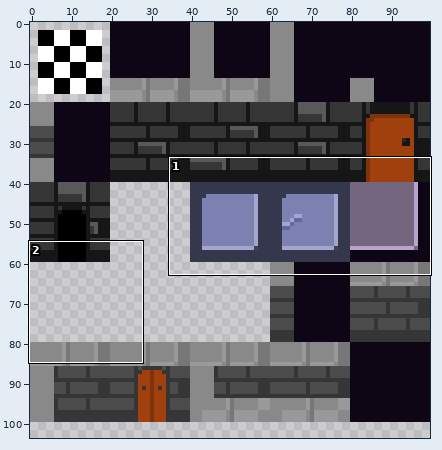
A sprite sheet gets an edit: tilesets/tls_t_wall_tiles/output_tileset.png. Above, an overview of the earlier version with the close-up marked.
Close-up. Earlier state:
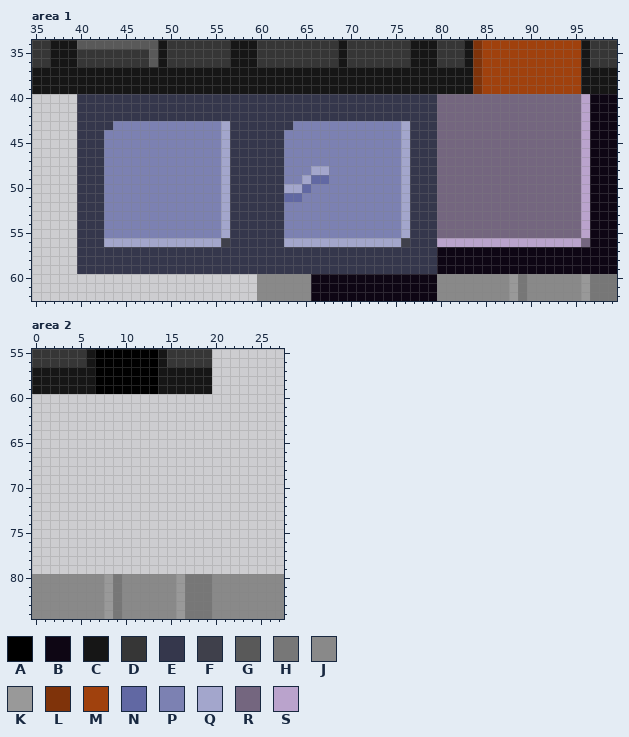
The file is 100x120 pixels. Colours within 5 levels of each other are drawn and written as one. Shown: area 1: x 35..99, y 34..62; area 2: x 0..27, y 55..84. The wide view leaves out empty margins.
Palette (. is transparent): A #000000  B #0e0614  C #161616  D #363636  E #35374c  F #3f404b  G #595959  H #777777  J #898989  K #999999  L #7f330a  M #a0410d  N #6168a3  P #7c81b2  Q #a3a6cc  R #74667f  S #baa3cc
Pixels before, area 1, first column x 35:
34 DDCCCGGGGGGGGGCDDDDDDDCCCDDDDDDDDDCDDDDDDDCCCDDDCLMMMMMMMMMMMCDDD
35 DDCCCDDDDDDDDGCDDDDDDDCCCDDDDDDDDDCDDDDDDDCCCDDDCLMMMMMMMMMMMCDDD
36 DDCCCDDDDDDDDGCDDDDDDDCCCDDDDDDDDDCDDDDDDDCCCDDDCLMMMMMMMMMMMCDDD
37 CCCCCCCCCCCCCCCCCCCCCCCCCCCCCCCCCCCCCCCCCCCCCCCCCLMMMMMMMMMMMCCCC
38 CCCCCCCCCCCCCCCCCCCCCCCCCCCCCCCCCCCCCCCCCCCCCCCCCLMMMMMMMMMMMCCCC
39 CCCCCCCCCCCCCCCCCCCCCCCCCCCCCCCCCCCCCCCCCCCCCCCCCLMMMMMMMMMMMCCCC
40 .....EEEEEEEEEEEEEEEEEEEEEEEEEEEEEEEEEEEEEEEERRRRRRRRRRRRRRRRSBBB
41 .....EEEEEEEEEEEEEEEEEEEEEEEEEEEEEEEEEEEEEEEERRRRRRRRRRRRRRRRSBBB
42 .....EEEEEEEEEEEEEEEEEEEEEEEEEEEEEEEEEEEEEEEERRRRRRRRRRRRRRRRSBBB
43 .....EEEEPPPPPPPPPPPPQEEEEEEEPPPPPPPPPPPPQEEERRRRRRRRRRRRRRRRSBBB
44 .....EEEPPPPPPPPPPPPPQEEEEEEPPPPPPPPPPPPPQEEERRRRRRRRRRRRRRRRSBBB
45 .....EEEPPPPPPPPPPPPPQEEEEEEPPPPPPPPPPPPPQEEERRRRRRRRRRRRRRRRSBBB
46 .....EEEPPPPPPPPPPPPPQEEEEEEPPPPPPPPPPPPPQEEERRRRRRRRRRRRRRRRSBBB
47 .....EEEPPPPPPPPPPPPPQEEEEEEPPPPPPPPPPPPPQEEERRRRRRRRRRRRRRRRSBBB
48 .....EEEPPPPPPPPPPPPPQEEEEEEPPPQQPPPPPPPPQEEERRRRRRRRRRRRRRRRSBBB
49 .....EEEPPPPPPPPPPPPPQEEEEEEPPQNNPPPPPPPPQEEERRRRRRRRRRRRRRRRSBBB
50 .....EEEPPPPPPPPPPPPPQEEEEEEQQNPPPPPPPPPPQEEERRRRRRRRRRRRRRRRSBBB
51 .....EEEPPPPPPPPPPPPPQEEEEEENNPPPPPPPPPPPQEEERRRRRRRRRRRRRRRRSBBB
52 .....EEEPPPPPPPPPPPPPQEEEEEEPPPPPPPPPPPPPQEEERRRRRRRRRRRRRRRRSBBB
53 .....EEEPPPPPPPPPPPPPQEEEEEEPPPPPPPPPPPPPQEEERRRRRRRRRRRRRRRRSBBB
54 .....EEEPPPPPPPPPPPPPQEEEEEEPPPPPPPPPPPPPQEEERRRRRRRRRRRRRRRRSBBB
55 .....EEEPPPPPPPPPPPPPQEEEEEEPPPPPPPPPPPPPQEEERRRRRRRRRRRRRRRRSBBB
56 .....EEEQQQQQQQQQQQQQFEEEEEEQQQQQQQQQQQQQFEEESSSSSSSSSSSSSSSSRBBB
57 .....EEEEEEEEEEEEEEEEEEEEEEEEEEEEEEEEEEEEEEEEBBBBBBBBBBBBBBBBBBBB
58 .....EEEEEEEEEEEEEEEEEEEEEEEEEEEEEEEEEEEEEEEEBBBBBBBBBBBBBBBBBBBB
59 .....EEEEEEEEEEEEEEEEEEEEEEEEEEEEEEEEEEEEEEEEBBBBBBBBBBBBBBBBBBBB
60 .........................JJJJJJBBBBBBBBBBBBBBJJJJJJJJKHJJJJJJKHHH
61 .........................JJJJJJBBBBBBBBBBBBBBJJJJJJJJKHJJJJJJKHHH
62 .........................JJJJJJBBBBBBBBBBBBBBJJJJJJJJKHJJJJJJKHHH
Pixels before, area 2, first column x 0:
55 DDDDDDCAAAAAAACDDDDD........
56 DDDDDDCAAAAAAACDDDDD........
57 CCCCCCCAAAAAAACCCCCC........
58 CCCCCCCAAAAAAACCCCCC........
59 CCCCCCCAAAAAAACCCCCC........
60 ............................
61 ............................
62 ............................
63 ............................
64 ............................
65 ............................
66 ............................
67 ............................
68 ............................
69 ............................
70 ............................
71 ............................
72 ............................
73 ............................
74 ............................
75 ............................
76 ............................
77 ............................
78 ............................
79 ............................
80 JJJJJJJJKHJJJJJJKHHHJJJJJJJJ
81 JJJJJJJJKHJJJJJJKHHHJJJJJJJJ
82 JJJJJJJJKHJJJJJJKHHHJJJJJJJJ
83 JJJJJJJJKHJJJJJJKHHHJJJJJJJJ
84 JJJJJJJJKHJJJJJJKHHHJJJJJJJJ
Now the later version:
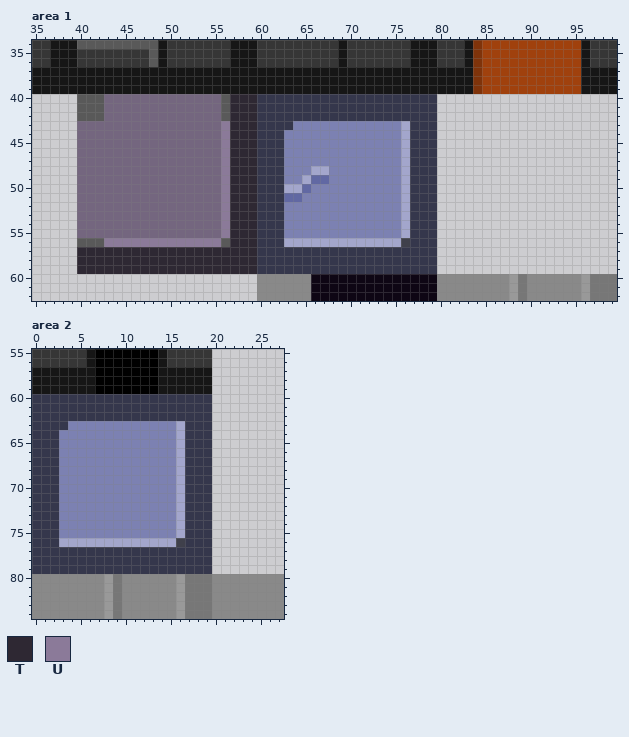
Colours new in this view: T #2e2833  U #8b7a99
From old to new:
Changed rows in their new state; - is an unchanged pixel.
Area 1:
first column x 40:
40 GGGRRRRRRRRRRRRRGTTT--------------------....................
41 GGGRRRRRRRRRRRRRGTTT--------------------....................
42 GGGRRRRRRRRRRRRRGTTT--------------------....................
43 RRRRRRRRRRRRRRRRUTTT--------------------....................
44 RRRRRRRRRRRRRRRRUTTT--------------------....................
45 RRRRRRRRRRRRRRRRUTTT--------------------....................
46 RRRRRRRRRRRRRRRRUTTT--------------------....................
47 RRRRRRRRRRRRRRRRUTTT--------------------....................
48 RRRRRRRRRRRRRRRRUTTT--------------------....................
49 RRRRRRRRRRRRRRRRUTTT--------------------....................
50 RRRRRRRRRRRRRRRRUTTT--------------------....................
51 RRRRRRRRRRRRRRRRUTTT--------------------....................
52 RRRRRRRRRRRRRRRRUTTT--------------------....................
53 RRRRRRRRRRRRRRRRUTTT--------------------....................
54 RRRRRRRRRRRRRRRRUTTT--------------------....................
55 RRRRRRRRRRRRRRRRUTTT--------------------....................
56 GGGUUUUUUUUUUUUUGTTT--------------------....................
57 TTTTTTTTTTTTTTTTTTTT--------------------....................
58 TTTTTTTTTTTTTTTTTTTT--------------------....................
59 TTTTTTTTTTTTTTTTTTTT--------------------....................
Area 2:
first column x 0:
60 EEEEEEEEEEEEEEEEEEEE
61 EEEEEEEEEEEEEEEEEEEE
62 EEEEEEEEEEEEEEEEEEEE
63 EEEEPPPPPPPPPPPPQEEE
64 EEEPPPPPPPPPPPPPQEEE
65 EEEPPPPPPPPPPPPPQEEE
66 EEEPPPPPPPPPPPPPQEEE
67 EEEPPPPPPPPPPPPPQEEE
68 EEEPPPPPPPPPPPPPQEEE
69 EEEPPPPPPPPPPPPPQEEE
70 EEEPPPPPPPPPPPPPQEEE
71 EEEPPPPPPPPPPPPPQEEE
72 EEEPPPPPPPPPPPPPQEEE
73 EEEPPPPPPPPPPPPPQEEE
74 EEEPPPPPPPPPPPPPQEEE
75 EEEPPPPPPPPPPPPPQEEE
76 EEEQQQQQQQQQQQQQFEEE
77 EEEEEEEEEEEEEEEEEEEE
78 EEEEEEEEEEEEEEEEEEEE
79 EEEEEEEEEEEEEEEEEEEE
